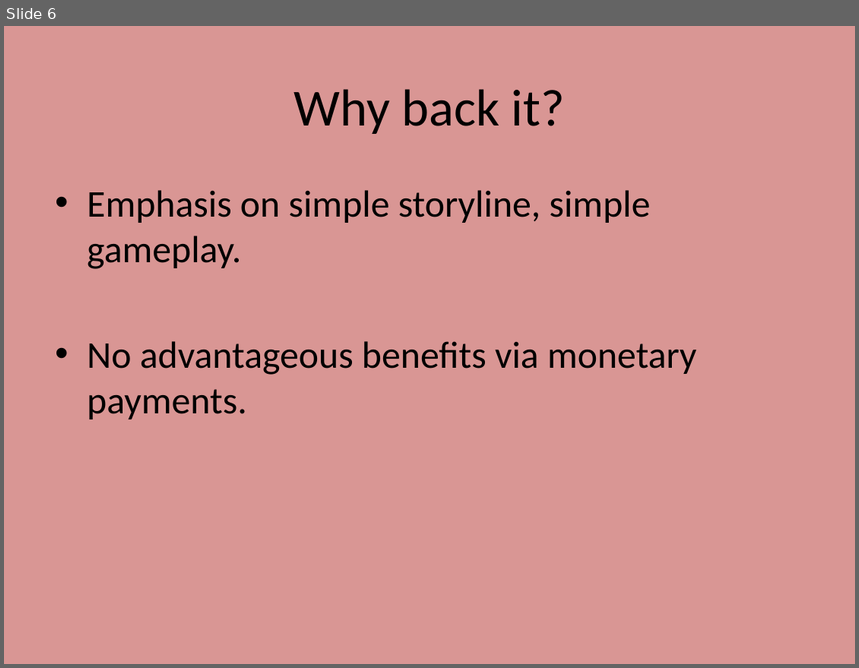
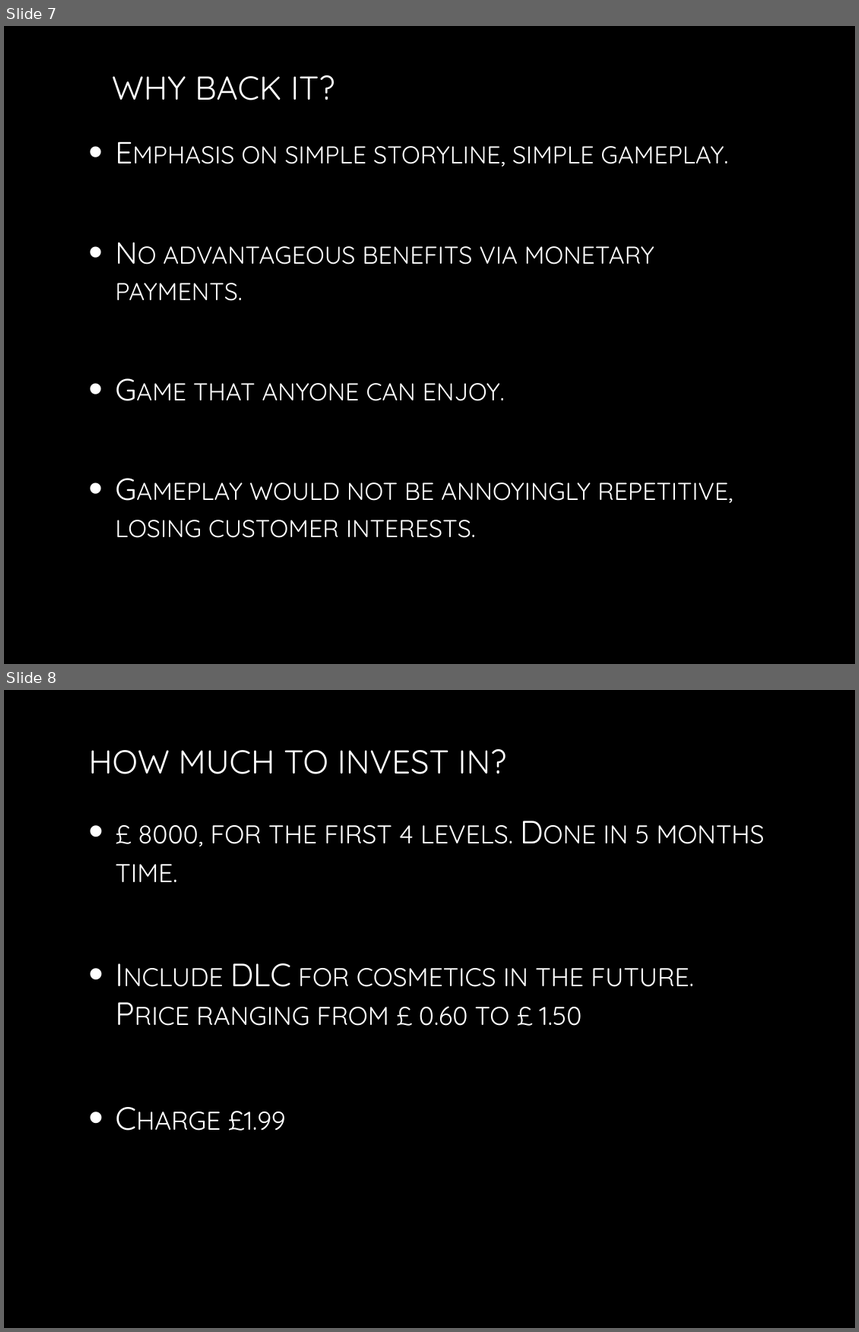
Before and after one commit to kt-chin/Games-and-Interactive-Entertainment-Business-and-Practice, a slide deck: Crystal Maze Disaster.pptx. Shown one above the other, each under a label of ours: slide 6 before the commit, slides 7 and 8 after it. The pictures are 859x668 and 859x1332 pixels, drawn with LibreOffice and Linux fonts; fonts in the diff are those of the drawing; background and template pictures are left out. Boxes give left, top, right and bottom in pixels: in the first picture for what was removed or moved away, otherwise in the second. Text is boxed around its words. In the diff, an @@ line names an element or a change of style, - is before the commit and + after.

```diff
--- a/Crystal Maze Disaster.pptx
+++ b/Crystal Maze Disaster.pptx
@@ slide 8 added at [4,690,855,1328], background picture (left out) @@
@@ title added at [88,749,507,774], 28 pt, text gradient #FFFFFF to #BFBFBF @@
+HOW MUCH TO INVEST IN?
@@ text added at [115,825,765,1131], 27.2 pt, text gradient #FFFFFF to #BFBFBF, small capitals @@
+• £ 8000, for the first 4 levels. Done in 5 months time.
+• Include DLC for cosmetics in the future. Price ranging from £ 0.60 to £ 1.50
+• Charge £1.99
@@ what was slide 6 is now slide 7 @@
@@ slide 7 changed as well @@
@@ background #D99694 to picture (left out) @@
@@ title at [112,75,335,100]: text changed; size 44 to 28 pt; font Calibri to Quicksand; text colour #000000 to gradient #FFFFFF to #BFBFBF @@
-Why back it?
+WHY BACK IT?
@@ text "Emphasis on simple storyline, simple ...": place and size @@
-text "Emphasis on simple storyline, simple ..." at [87,190,697,420]
+text "Emphasis on simple storyline, simple ..." at [115,146,733,538]
@@ text "Emphasis on simple storyline, simple ..." at [115,146,733,538]: vertical alignment top to middle @@
@@ text at [115,146,729,301]: size 32 to 25.9 pt, font Calibri to Quicksand, text colour #000000 to gradient #FFFFFF to #BFBFBF, small capitals on in "Emphasis on simple storyline, simple gameplay.", "No advantageous benefits via monetary payments."; indent changed; more space between paragraphs @@
@@ text at [115,383,733,538]: paragraphs added @@
+• Game that anyone can enjoy.
+• Gameplay would not be annoyingly repetitive, losing customer interests.
```
Also in this commit, not shown: 4 other slides changed, 3 other slides added, 1 slide removed.
